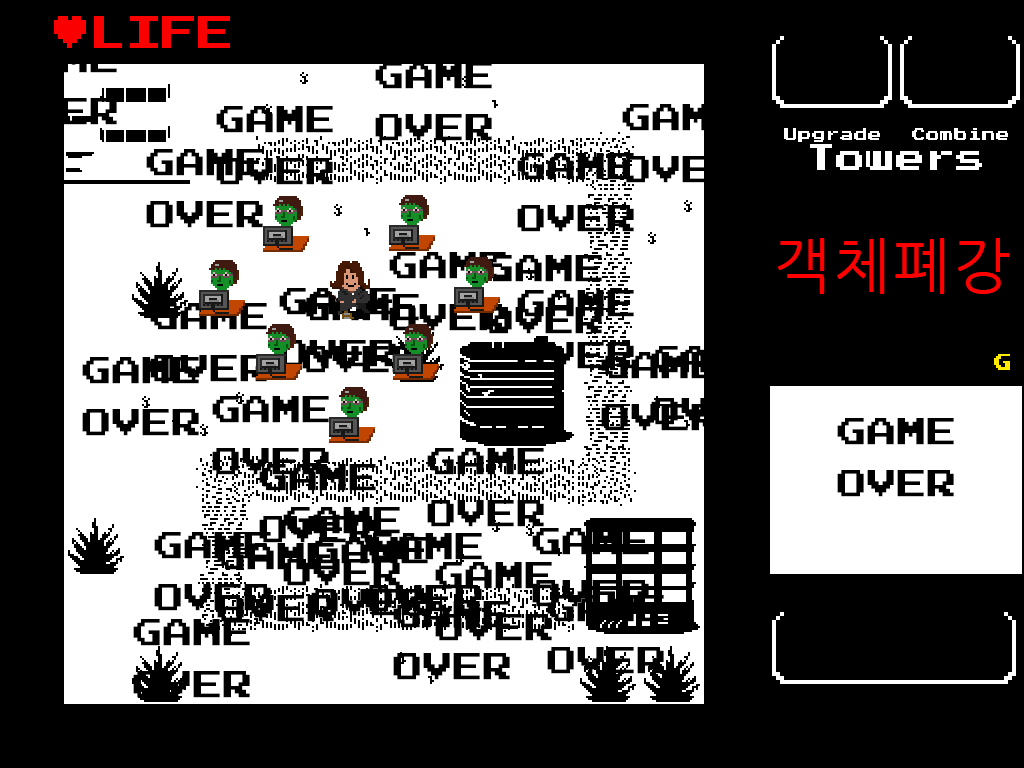
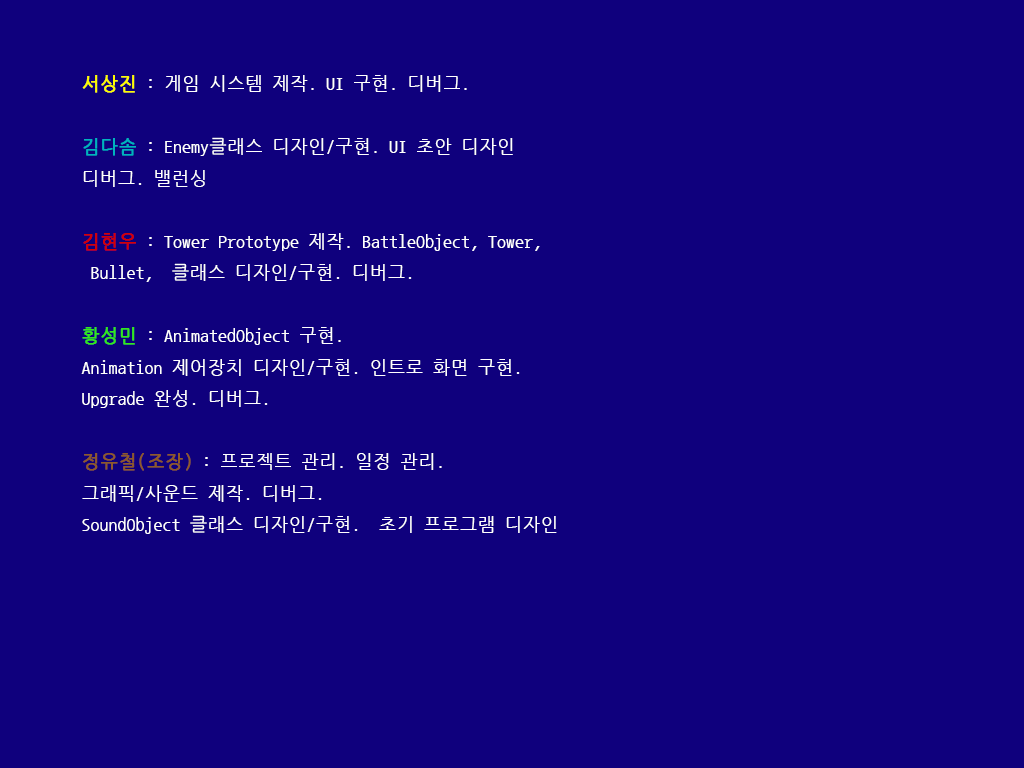
Layers edited between the first and the second (1024, 768) image:
renamed "GAME OVER 사본 22" to "서상진 : 게임 시스템 제작. UI 구현. 디버그. 김다솜 : Enemy클래스 디자인/구현. UI 초안 디자인", moved it above "레이어 7", painted on it over [81, 75, 557, 543]
removed layer "GAME OVER 사본 21" over [601, 352, 718, 431]
removed layer "GAME OVER 사본 20" over [532, 528, 649, 607]
removed layer "GAME OVER 사본 19" over [389, 252, 506, 331]
removed layer "GAME OVER 사본 18" over [283, 507, 400, 586]
removed layer "GAME OVER 사본 17" over [150, 303, 267, 382]
removed layer "GAME OVER 사본 16" over [0, 46, 117, 125]
showed "레이어 7" over [0, 0, 1024, 768]
removed layer "객체폐강" over [778, 238, 1010, 294]
removed layer "GAME OVER 사본 29" over [651, 346, 768, 425]
renamed "GAME OVER 사본 15" to "You Made It! You Got an A+", moved it above "♥ 사본 8", painted on it over [154, 79, 614, 185]
removed layer "GAME OVER 사본 14" over [622, 104, 739, 183]
removed layer "GAME OVER 사본 13" over [485, 255, 602, 334]
removed layer "GAME OVER 사본 12" over [375, 62, 492, 141]
renamed "GAME OVER 사본 28" to "♥ 사본 8", painted on it over [547, 580, 693, 674]
removed layer "GAME OVER 사본 27" over [393, 601, 510, 680]
removed layer "GAME OVER 사본 26" over [133, 619, 250, 698]
removed layer "GAME OVER 사본 24" over [217, 543, 334, 622]
renamed "GAME OVER 사본 23" to "♥ 사본 4", painted on it over [349, 516, 482, 612]
renamed "GAME OVER 사본 3" to "♥ 사본", moved it above "♥", painted on it over [500, 153, 634, 235]
removed layer "GAME OVER 사본 2" over [279, 288, 396, 367]
removed layer "GAME OVER 사본" over [82, 357, 199, 436]
renamed "GAME OVER 사본 11" to "♥", painted on it over [128, 149, 263, 253]
painted on "배경" over [0, 0, 1024, 768]
…and 16 more changes (5 added, 9 removed, 2 visibility)
